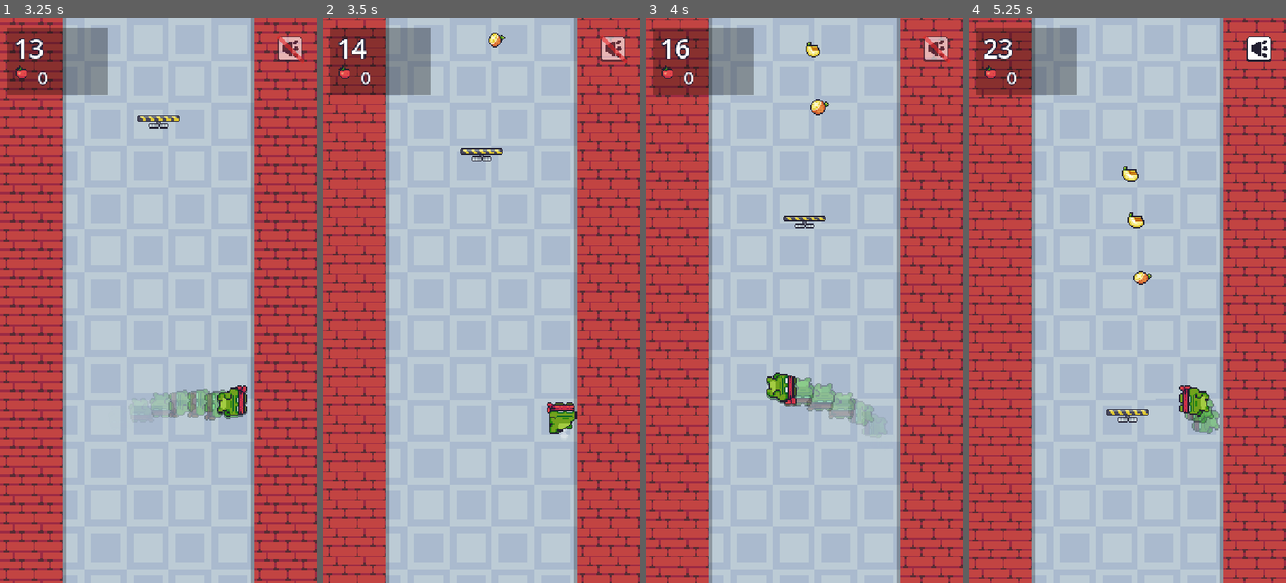
Above: before the commit, frames 1-4 (left to right).
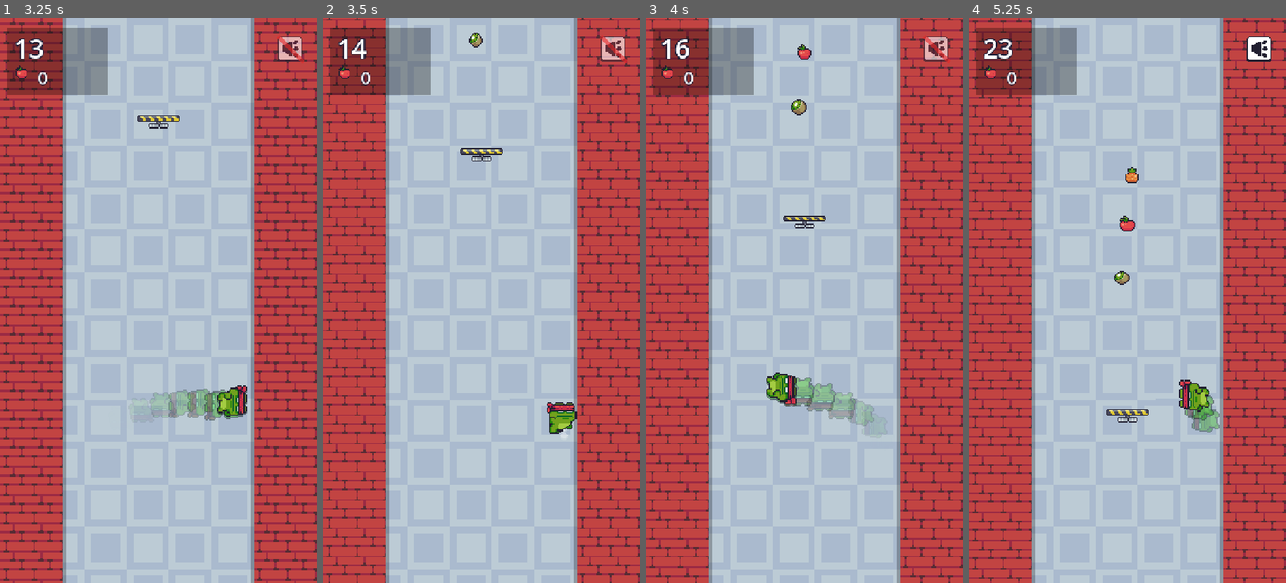
Above: after the commit, the same moments.

Repository: 1mlucas/WallHop
Game: Godot game, scene res://scenes/main.tscn
The game is run twice, just before and just after one commit, with the same random seed, the same clock (stepped at 60 frames per second) and the same inputs.
Inputs (mouse positions are in pixels of both pictures, inside the frame that each line leads up to):
- Up to frame 1 (3.25 s): tap Enter at 0.5 s; move the mouse to (228, 272) at 0.52 s; hold Right 0.53-1.28 s; tap M at 0.6 s; click (228, 272) at 0.67 s; tap Space at 0.77, 1.52, 3.02 s; move the mouse to (95, 328) at 1.27 s; hold Left 1.28-2.03 s; tap R at 1.35 s; move the mouse to (190, 176) at 2.02 s; hold Right from 2.03 s (still down); tap Backspace at 2.1 s; move the mouse to (142, 413) at 2.77 s; tap C at 2.85 s; click (142, 413) at 2.92 s
- Up to frame 2 (3.5 s): keep holding Right
- Up to frame 3 (4 s): move the mouse to (899, 385) at 3.52 s; release Right at 3.53 s; hold Left from 3.53 s (still down); tap B at 3.6 s; tap Space at 3.77 s
- Up to frame 4 (5.25 s): keep holding Left; move the mouse to (1032, 215) at 4.27 s; tap Enter at 4.35 s; tap Space at 4.52 s; move the mouse to (1143, 300) at 5.02 s; tap M at 5.1 s; click (1143, 300) at 5.17 s

Frame 1 is identical in both runs. In frame 2, 0.2% of the frame differs, in the area x 46-58%, y 2-6%; in frame 3, 0.4%; in frame 4, 1.0%, in the area x 45-80%, y 26-74%.

Commit message:
feat: moving perches that slide sideways or rise and sink
Co-Authored-By: Claude Opus 5.5 <noreply@anthropic.com>

Diff:
--- a/scripts/hazard.gd
+++ b/scripts/hazard.gd
@@ -39,6 +39,7 @@
 var drop := true # spent perches fall; with reduced motion they only fade
 var fall_v := 0.0
 var lit := false # reachable with the next hop: drawn a bit brighter
+var drift := Vector2.ZERO # moving perch: how far it glides sideways (x) or up and down (y)
 
 
 ## Moves the object down by `dy` and advances its own animation.
@@ -82,6 +83,9 @@
 
 func _tick_perch(delta: float, dy: float) -> void:
 	var sprite := body as AnimatedSprite2D
+	if drift != Vector2.ZERO:
+		# A sine glide: slow at both ends, never a sudden turn. Keeps going while carrying the player.
+		sprite.position = drift * sin(TAU * (clock + phase) / period)
 	if held:
 		# Eases into place under the player, then hovers there (the world keeps scrolling).
 		position.y = lerpf(position.y, hold_y, 1.0 - exp(-12.0 * delta))
@@ -143,7 +147,8 @@
 	if kind == "fruit":
 		return false
 	if kind == "perch":
-		return absf(p.x - position.x) < LIFT_HALF_W + margin and absf(p.y - position.y) < 15.0 + margin
+		return absf(p.x - position.x) < LIFT_HALF_W + absf(drift.x) + margin \
+			and absf(p.y - position.y) < 15.0 + absf(drift.y) + margin
 	match motion:
 		Motion.SLIDE:
 			var dx := p.x - position.x
@@ -155,3 +160,8 @@
 		Motion.SHOOT:
 			return absf(p.y - position.y) < r + margin
 	return touches(p, margin)
+
+
+## Perch: where the plank is right now (its base position plus its glide).
+func perch_point() -> Vector2:
+	return position + body.position
--- a/scripts/main.gd
+++ b/scripts/main.gd
@@ -65,12 +65,17 @@
 const PERCH_FLY_TIME := 0.28 # half a hop: wall to middle or middle to wall
 const PERCH_ARC := 40.0
 const PERCH_SPACING := 1300.0 # px of climb between two perches, so they never stack up
+const PERCH_FEET := PERCH_STAND_Y - PLAYER_Y # player centre above the plank
+const PERCH_SLIDE := 90.0 # sliding perch: glides this far left and right of the middle
+const PERCH_RISE := 60.0 # elevator perch: rises and sinks this far
+const PERCH_GLIDE_PERIOD := Vector2(3.0, 3.6) # seconds for one full glide (random in range)
 
 var mode: Mode = Mode.TITLE
 var flying := false
 var on_left := true
 var fly_t := 0.0
 var fly_from := 0.0
+var fly_from_y := PLAYER_Y
 var fly_to := 0.0
 var fly_dur := FLY_TIME
 var fly_arc := ARC
@@ -1026,6 +1031,7 @@
 	buffered = false
 	fly_t = 0.0
 	fly_from = player.position.x
+	fly_from_y = player.position.y
 	if perch:
 		_release_perch()
 		fly_to = _cling_x(on_left)
@@ -1052,7 +1058,7 @@
 
 func _land() -> void:
 	flying = false
-	player.position = Vector2(fly_to, PLAYER_Y)
+	player.position = _fly_target()
 	if perch_target:
 		perch = perch_target
 		perch_target = null
@@ -1073,13 +1079,20 @@
 		_begin_jump()
 
 
+## Where the current hop ends: a wall, or the top of a (maybe moving) perch.
+func _fly_target() -> Vector2:
+	if perch_target:
+		return perch_target.perch_point() - Vector2(0, PERCH_FEET)
+	return Vector2(fly_to, PLAYER_Y)
+
+
 ## The perch the next hop from a wall would land on, or null.
 func catchable_perch() -> Hazard:
 	for c in world.get_children():
 		var h := c as Hazard
 		if h.kind != "perch" or h.held or h.spent or h.is_queued_for_deletion():
 			continue
-		var dy := h.position.y - PERCH_STAND_Y
+		var dy := h.perch_point().y - PERCH_STAND_Y
 		if dy >= -PERCH_CATCH_ABOVE and dy <= PERCH_CATCH_BELOW:
 			return h
 	return null
@@ -1147,8 +1160,11 @@
 		fly_t += delta / fly_dur
 		var t := minf(fly_t, 1.0)
 		# Smoothstep: no sudden start or stop, so the eyes can follow the hop.
-		player.position.x = lerpf(fly_from, fly_to, t * t * (3.0 - 2.0 * t))
-		player.position.y = PLAYER_Y - sin(t * PI) * fly_arc
+		# The target follows a moving perch, so the landing is always on the plank.
+		var s := t * t * (3.0 - 2.0 * t)
+		var target := _fly_target()
+		player.position.x = lerpf(fly_from, target.x, s)
+		player.position.y = lerpf(fly_from_y, target.y, s) - sin(t * PI) * fly_arc
 		trail_timer -= delta
 		if trail_timer <= 0.0 and not reduced_motion:
 			trail_timer = TRAIL_EVERY
@@ -1185,6 +1201,11 @@
 				_die()
 				if mode != Mode.PLAY:
 					return
+
+	if perch and not flying:
+		# Ride along with the perch (it may glide sideways or up and down); done after
+		# the perch moved this frame so the feet never slip on the plank.
+		player.position = perch.perch_point() - Vector2(0, PERCH_FEET)
 
 
 ## Softly fades the player in and out while the post-continue protection lasts
@@ -1295,6 +1316,16 @@
 			_spawn_saw(left, y - 40.0)
 			_spawn_saw(not left, y - 300.0)
 			return 300.0
+		"perch_slide":
+			# A perch gliding left and right; fruit in a wide wave above it.
+			_spawn_perch(y, Vector2(PERCH_SLIDE, 0.0))
+			var pts := FruitLayout.wave(3, W * 0.5, PERCH_SLIDE * 0.6, y - 280.0, 120.0, lo, hi)
+			return _place_fruit(pts, y)
+		"perch_lift":
+			# An elevator perch rising and sinking; a fruit column above it.
+			_spawn_perch(y, Vector2(0.0, PERCH_RISE))
+			var pts := FruitLayout.wave(3, W * 0.5, 20.0, y - 300.0, 110.0, lo, hi)
+			return _place_fruit(pts, y)
 		"fireball":
 			_spawn_fireball(y)
 		"sky_fruit":
@@ -1488,15 +1519,21 @@
 	h.tick(0.0, 0.0)
 
 
-func _spawn_perch(y: float) -> void:
+## A perch in the middle. `drift` makes it glide sideways (x) or up and down (y);
+## reduced motion halves the glide.
+func _spawn_perch(y: float, drift: Vector2 = Vector2.ZERO) -> void:
 	var h := _make_hazard("perch", Vector2(W * 0.5, y), 0.0)
 	h.hold_y = PERCH_STAND_Y
+	h.drift = drift * (0.5 if reduced_motion else 1.0)
+	h.period = randf_range(PERCH_GLIDE_PERIOD.x, PERCH_GLIDE_PERIOD.y)
+	h.phase = randf() * h.period
 	var s := AnimatedSprite2D.new()
 	s.sprite_frames = perch_frames
 	s.scale = Vector2(S, S)
 	s.play("on")
 	h.add_child(s)
 	h.body = s
+	h.tick(0.0, 0.0)
 	last_perch_at = distance
 
 
--- a/scripts/zones.gd
+++ b/scripts/zones.gd
@@ -21,7 +21,7 @@
 		"bg_tint": Color(1, 1, 1),
 		"color": Color(0.45, 0.85, 0.4), # zone dot on title / game over
 		"wall_tint": Color(0.85, 0.95, 0.85),
-		"patterns": {"saw": 2, "spikes": 1, "fruit": 1, "fruit_trail": 1, "fruit_wave": 1, "fruit_swoop": 1, "saw_slide": 4, "zigzag": 2, "perch": 1, "perch_saws": 2},
+		"patterns": {"saw": 2, "spikes": 1, "fruit": 1, "fruit_trail": 1, "fruit_wave": 1, "fruit_swoop": 1, "saw_slide": 4, "zigzag": 2, "perch": 1, "perch_saws": 2, "perch_slide": 2},
 	},
 	{
 		"name": "HOT FORGE",
@@ -30,7 +30,7 @@
 		"bg_tint": Color(1, 0.9, 0.85),
 		"color": Color(1.0, 0.5, 0.2), # zone dot on title / game over
 		"wall_tint": Color(1, 0.8, 0.7),
-		"patterns": {"spikes": 1, "fruit": 1, "fruit_trail": 1, "fruit_swoop": 1, "saw_slide": 1, "fire": 2, "fire_dual": 2, "fireball": 4, "perch": 1, "perch_saws": 1},
+		"patterns": {"spikes": 1, "fruit": 1, "fruit_trail": 1, "fruit_swoop": 1, "saw_slide": 1, "fire": 2, "fire_dual": 2, "fireball": 4, "perch": 1, "perch_saws": 1, "perch_slide": 1, "perch_lift": 1},
 	},
 	{
 		"name": "SKY GARDEN",
@@ -39,7 +39,7 @@
 		"bg_tint": Color(1, 1, 1),
 		"color": Color(0.75, 0.5, 1.0), # zone dot on title / game over
 		"wall_tint": Color(0.9, 0.85, 1),
-		"patterns": {"saw": 1, "fruit_trail": 1, "fruit_wave": 1, "fruit_swoop": 1, "zigzag": 2, "saw_slide": 1, "ball": 4, "sky_fruit": 1, "fireball": 2, "perch": 2, "perch_saws": 1},
+		"patterns": {"saw": 1, "fruit_trail": 1, "fruit_wave": 1, "fruit_swoop": 1, "zigzag": 2, "saw_slide": 1, "ball": 4, "sky_fruit": 1, "fireball": 2, "perch": 1, "perch_saws": 1, "perch_slide": 1, "perch_lift": 2},
 	},
 	{
 		"name": "NIGHT TOWER",
@@ -48,7 +48,7 @@
 		"bg_tint": Color(0.55, 0.6, 0.8),
 		"color": Color(0.45, 0.5, 0.85), # zone dot on title / game over
 		"wall_tint": Color(0.6, 0.65, 0.85),
-		"patterns": {"saw": 1, "spikes": 1, "fruit": 1, "saw_slide": 2, "zigzag": 2, "fire": 1, "fire_dual": 2, "ball": 2, "sky_fruit": 1, "fruit_trail": 1, "fruit_wave": 1, "fruit_swoop": 1, "fireball": 3, "perch": 1, "perch_saws": 2},
+		"patterns": {"saw": 1, "spikes": 1, "fruit": 1, "saw_slide": 2, "zigzag": 2, "fire": 1, "fire_dual": 2, "ball": 2, "sky_fruit": 1, "fruit_trail": 1, "fruit_wave": 1, "fruit_swoop": 1, "fireball": 3, "perch": 1, "perch_saws": 1, "perch_slide": 1, "perch_lift": 1},
 	},
 ]
 
